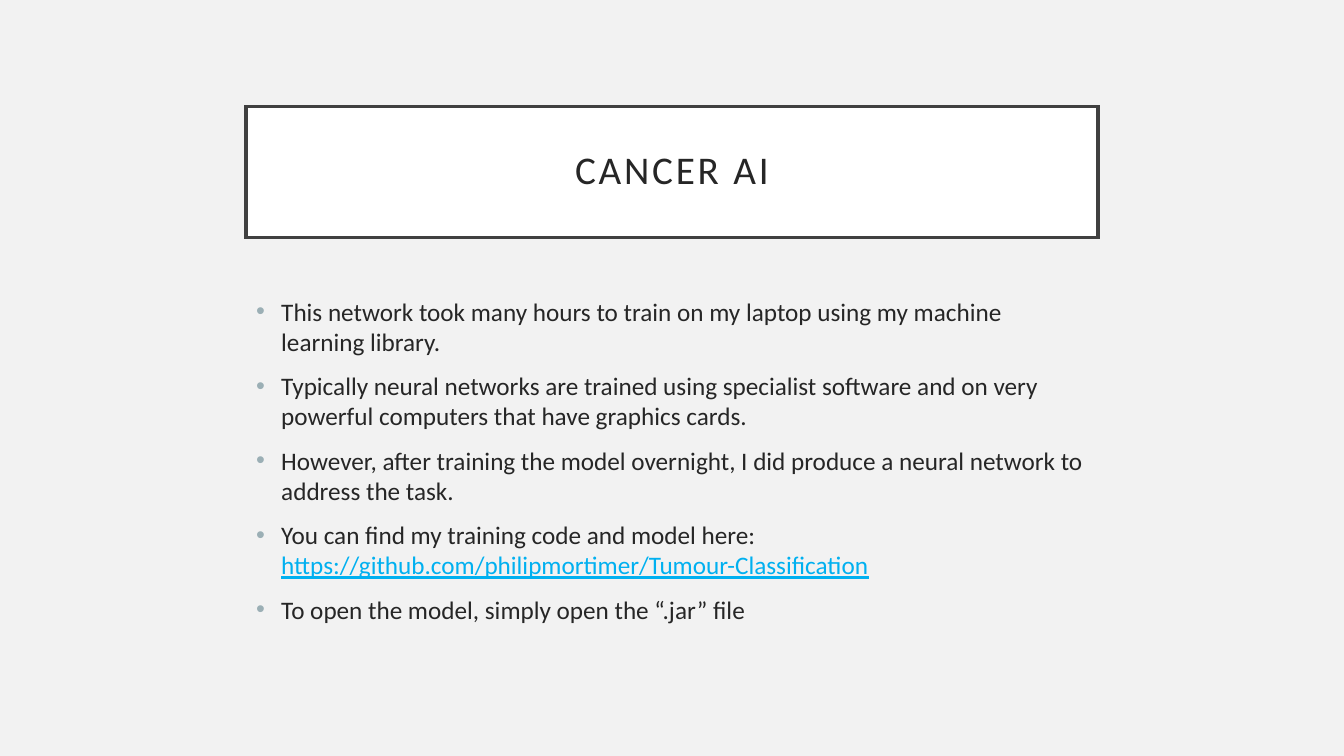
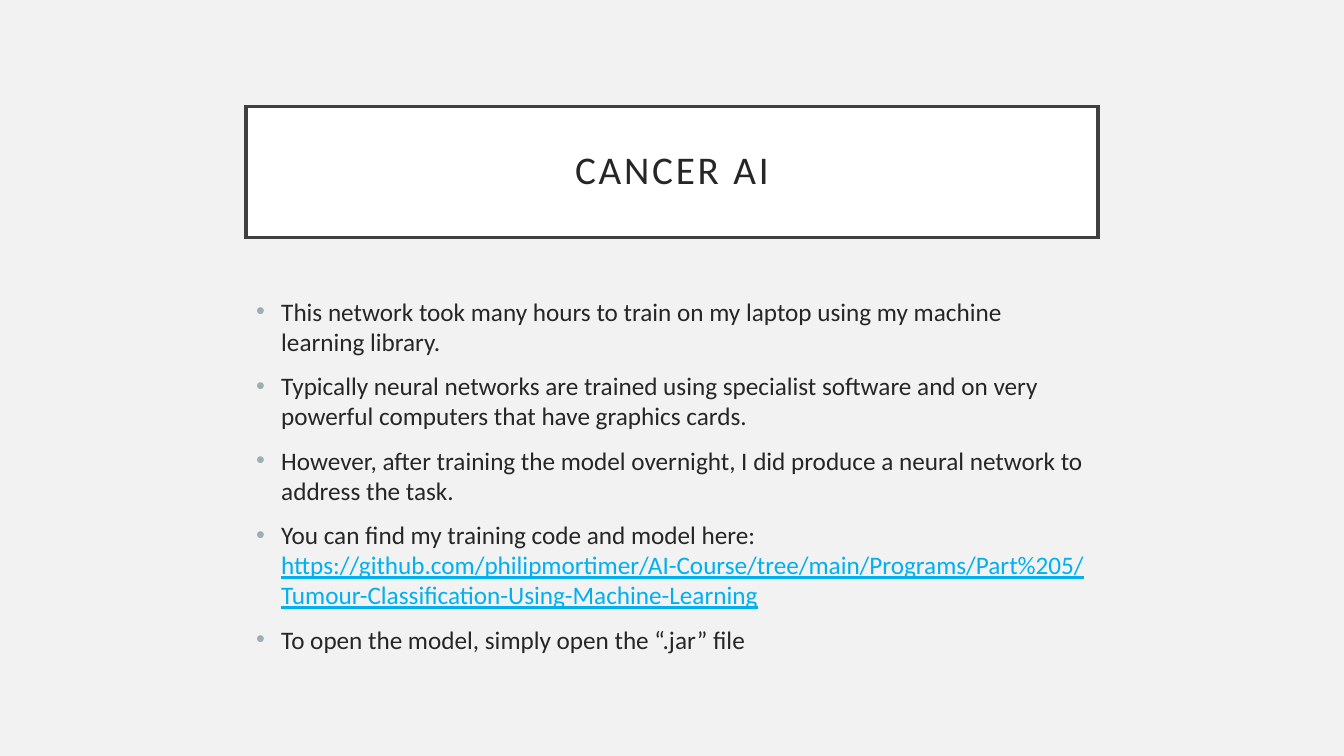
Before and after one commit to philipmortimer/AI-Course, a slide deck: slide 16 of Slides/AI Part 5.pptx. Drawn at 1344x756 pixels with LibreOffice and Linux fonts; fonts in the diff are those of the drawing. Boxes give left, top, right and bottom in pixels: in the first picture for what was removed or moved away, otherwise in the second. Text is boxed around its words. In the diff, an @@ line names an element or a change of style, - is before the commit and + after.

```diff
--- a/Slides/AI Part 5.pptx
+++ b/Slides/AI Part 5.pptx
@@ text at <box>281,526,1083,609</box>: text changed @@
-• You can find my training code and model here: https://github.com/philipmortimer/Tumour-Classification
+• You can find my training code and model here: https://github.com/philipmortimer/AI-Course/tree/main/Programs/Part%205/Tumour-Classification-Using-Machine-Learning
```
Also in this commit, not shown: 2 other slides changed, 5 other files.
